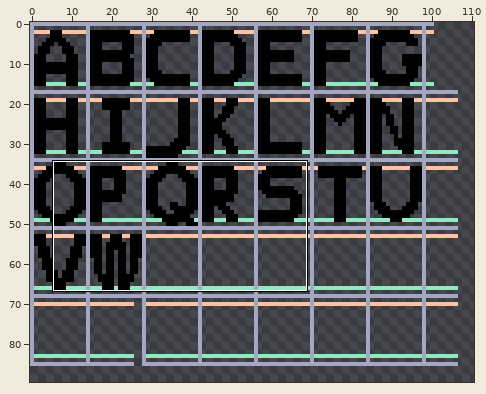
One commit to this pixel-art file: Assets/Sprites/ASEPRITEs/UI/Alphabet.aseprite. The picture above shows the old version from afar; the outline marks the close-up.
Close-up. Before the commit:
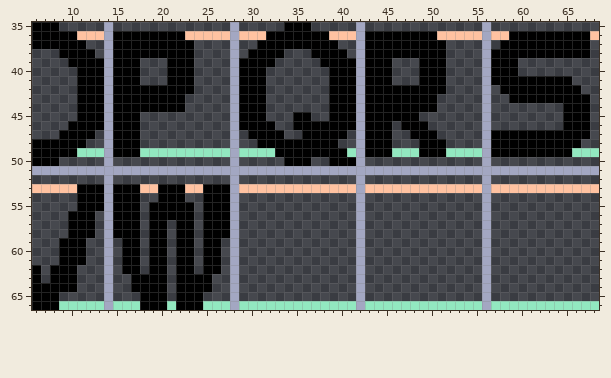
128x128 pixels, 1 frame. Shown: x 6..68, y 35..66. The wide view leaves out empty margins.
The same view after the edit:
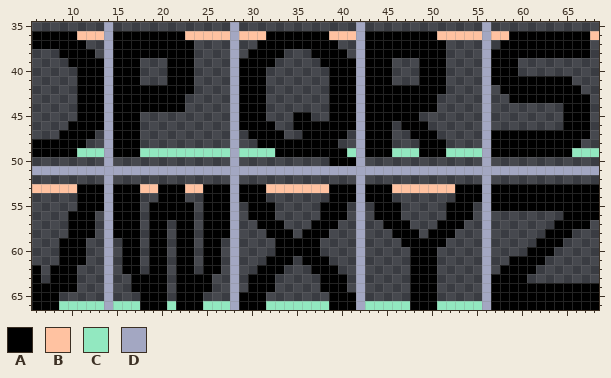
Palette (. is transparent): A #000000  B #ffc2a1  C #92e8c0  D #a3a7c2
What changed:
{"where": "layer \"Layer 2\""}
{"y":35,"x":6,"old":"AAA","new":"..."}
{"y":35,"x":34,"old":"AAA","new":"..."}
{"y":50,"x":6,"old":"AAA","new":"..."}
{"y":50,"x":34,"old":"AAA","new":"..."}
{"y":53,"x":29,"old":"BBB","new":"AAA"}
{"y":53,"x":39,"old":"BBB","new":"AAA"}
{"y":53,"x":43,"old":"BBB","new":"AAA"}
{"y":53,"x":53,"old":"BBB","new":"AAA"}
{"y":53,"x":57,"old":"BBBBBBBBBBBB","new":"AAAAAAAAAAAA"}
{"y":54,"x":29,"old":"...","new":"AAA"}
{"y":54,"x":39,"old":"...","new":"AAA"}
{"y":54,"x":43,"old":"...","new":"AAA"}
{"y":54,"x":53,"old":"...","new":"AAA"}
{"y":54,"x":57,"old":"............","new":"AAAAAAAAAAAA"}
{"y":55,"x":30,"old":"...","new":"AAA"}
{"y":55,"x":38,"old":"...","new":"AAA"}
{"y":55,"x":44,"old":"...","new":"AAA"}
{"y":55,"x":52,"old":"...","new":"AAA"}
{"y":55,"x":57,"old":"............","new":"AAAAAAAAAAAA"}
{"y":56,"x":30,"old":"...","new":"AAA"}
{"y":56,"x":38,"old":"...","new":"AAA"}
{"y":56,"x":44,"old":"...","new":"AAA"}
{"y":56,"x":52,"old":"...","new":"AAA"}
{"y":56,"x":65,"old":"....","new":"AAAA"}
{"y":57,"x":31,"old":"...","new":"AAA"}
{"y":57,"x":37,"old":"...","new":"AAA"}
{"y":57,"x":45,"old":"...","new":"AAA"}
{"y":57,"x":51,"old":"...","new":"AAA"}
{"y":57,"x":64,"old":"....","new":"AAAA"}
{"y":58,"x":32,"old":"...","new":"AAA"}
{"y":58,"x":36,"old":"...","new":"AAA"}
{"y":58,"x":46,"old":"...","new":"AAA"}
{"y":58,"x":50,"old":"...","new":"AAA"}
{"y":58,"x":63,"old":"...","new":"AAA"}
{"y":59,"x":33,"old":".....","new":"AAAAA"}
{"y":59,"x":47,"old":".....","new":"AAAAA"}
{"y":59,"x":62,"old":"...","new":"AAA"}
{"y":60,"x":33,"old":".....","new":"AAAAA"}
{"y":60,"x":48,"old":"...","new":"AAA"}
{"y":60,"x":61,"old":"...","new":"AAA"}
{"y":61,"x":32,"old":"...","new":"AAA"}
{"y":61,"x":36,"old":"...","new":"AAA"}
{"y":61,"x":48,"old":"...","new":"AAA"}
{"y":61,"x":59,"old":"....","new":"AAAA"}
{"y":62,"x":31,"old":"...","new":"AAA"}
{"y":62,"x":37,"old":"...","new":"AAA"}
{"y":62,"x":48,"old":"...","new":"AAA"}
{"y":62,"x":58,"old":"....","new":"AAAA"}
{"y":63,"x":30,"old":"...","new":"AAA"}
{"y":63,"x":38,"old":"...","new":"AAA"}
{"y":63,"x":48,"old":"...","new":"AAA"}
{"y":63,"x":57,"old":"....","new":"AAAA"}
{"y":64,"x":30,"old":"...","new":"AAA"}
{"y":64,"x":38,"old":"...","new":"AAA"}
{"y":64,"x":48,"old":"...","new":"AAA"}
{"y":64,"x":57,"old":"............","new":"AAAAAAAAAAAA"}
{"y":65,"x":29,"old":"...","new":"AAA"}
{"y":65,"x":39,"old":"...","new":"AAA"}
{"y":65,"x":48,"old":"...","new":"AAA"}
{"y":65,"x":57,"old":"............","new":"AAAAAAAAAAAA"}
{"y":66,"x":29,"old":"CCC","new":"AAA"}
{"y":66,"x":39,"old":"CCC","new":"AAA"}
{"y":66,"x":48,"old":"CCC","new":"AAA"}
{"y":66,"x":57,"old":"CCCCCCCCCCCC","new":"AAAAAAAAAAAA"}
{"label":"erased","picture_box":[32,22,59,31]}
{"label":"erased","picture_box":[284,22,311,31]}
{"label":"erased","picture_box":[32,157,59,166]}
{"label":"changed","picture_box":[239,157,599,310]}
